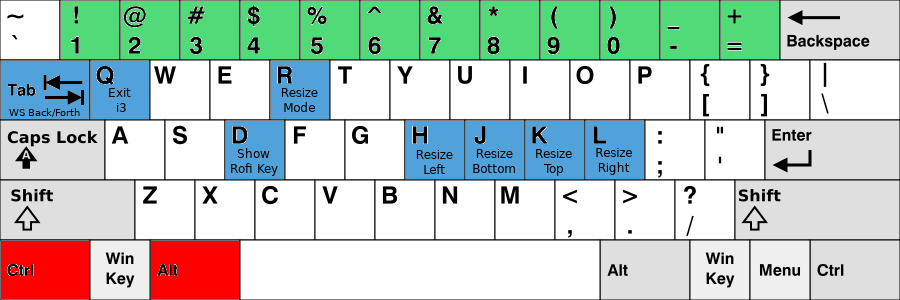
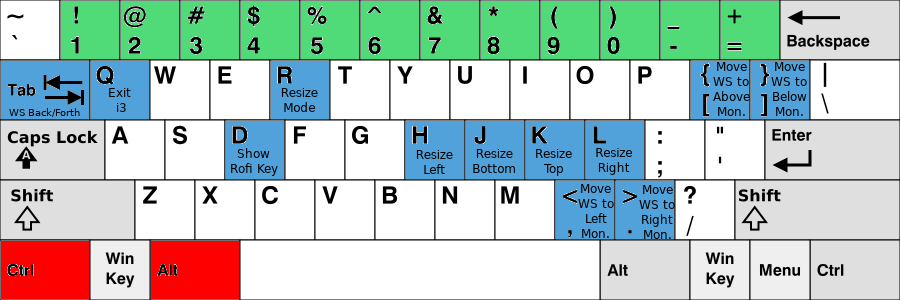
Before/after of a (900, 300) layered artwork. What changed in the layer stack:
added layer "Move ... #2" above "Move ... #1" over (x1=771, y1=62, x2=807, y2=116)
added layer "Move ... #1" above "Move WS to ..." over (x1=713, y1=62, x2=750, y2=116)
added layer "Move WS to ..." above "Move ..." over (x1=639, y1=185, x2=675, y2=239)
added layer "Move ..." above "KB_United_States-NoAltGr.svg" over (x1=578, y1=184, x2=614, y2=238)
painted on "KB_United_States-NoAltGr.svg" over (x1=556, y1=61, x2=809, y2=239)
